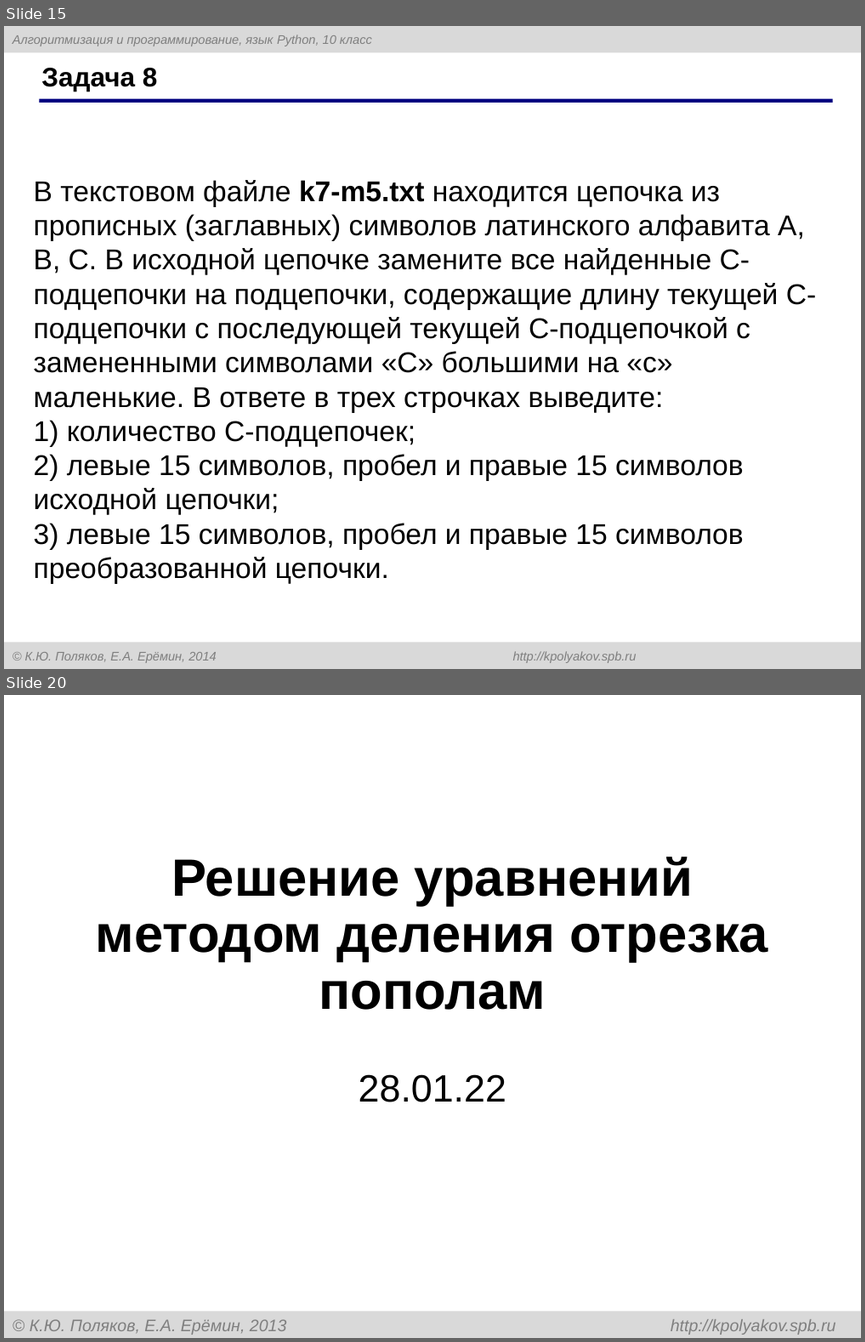
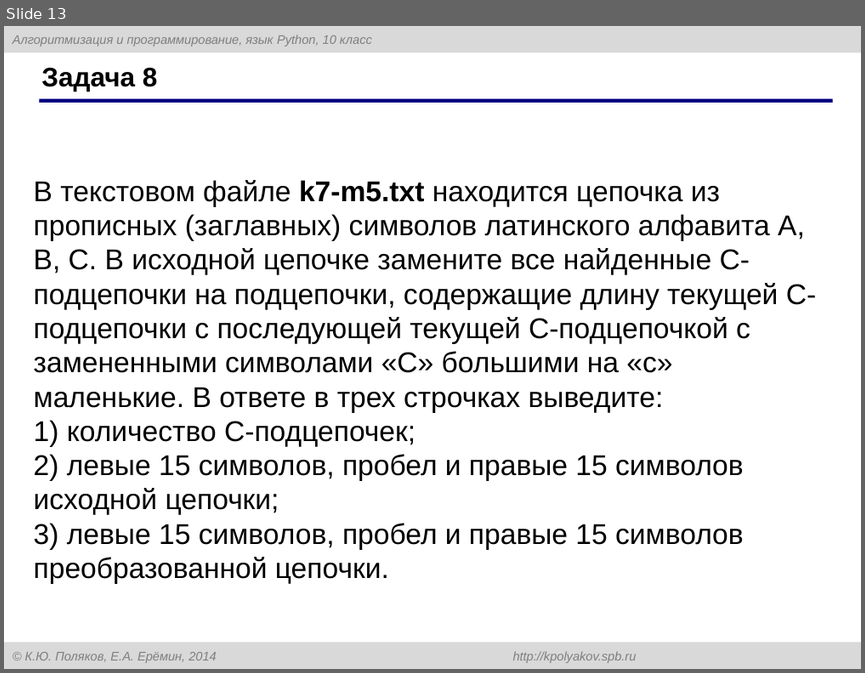
Before and after one commit to myrzh/ict-homework, a slide deck: grade10/quarter3/temp_pptx.pptx. Shown one above the other, each under a label of ours: slides 15 and 20 before the commit, slide 13 after it; the slides between them are not shown. The pictures are 865x1342 and 865x673 pixels, drawn with LibreOffice and Linux fonts; fonts in the diff are those of the drawing. Boxes give left, top, right and bottom in pixels: in the first picture for what was removed or moved away, otherwise in the second. Text is boxed around its words. In the diff, an @@ line names an element or a change of style, - is before the commit and + after.

```diff
--- a/grade10/quarter3/temp_pptx.pptx
+++ b/grade10/quarter3/temp_pptx.pptx
@@ slide 20 removed at <box>4,695,861,1338</box>, background #FFFFFF @@
@@ title removed at <box>96,857,768,1009</box> @@
-Решение уравнений методом деления отрезка пополам
@@ subtitle removed at <box>358,1074,506,1102</box> @@
-28.01.22
@@ rectangle removed at <box>4,1311,861,1338</box> @@
-© К.Ю. Поляков, Е.А. Ерёмин, 2013 http://kpolyakov.spb.ru
@@ what was slide 15 is now slide 13 @@
```
Also in this commit, not shown: 9 other slides removed.
